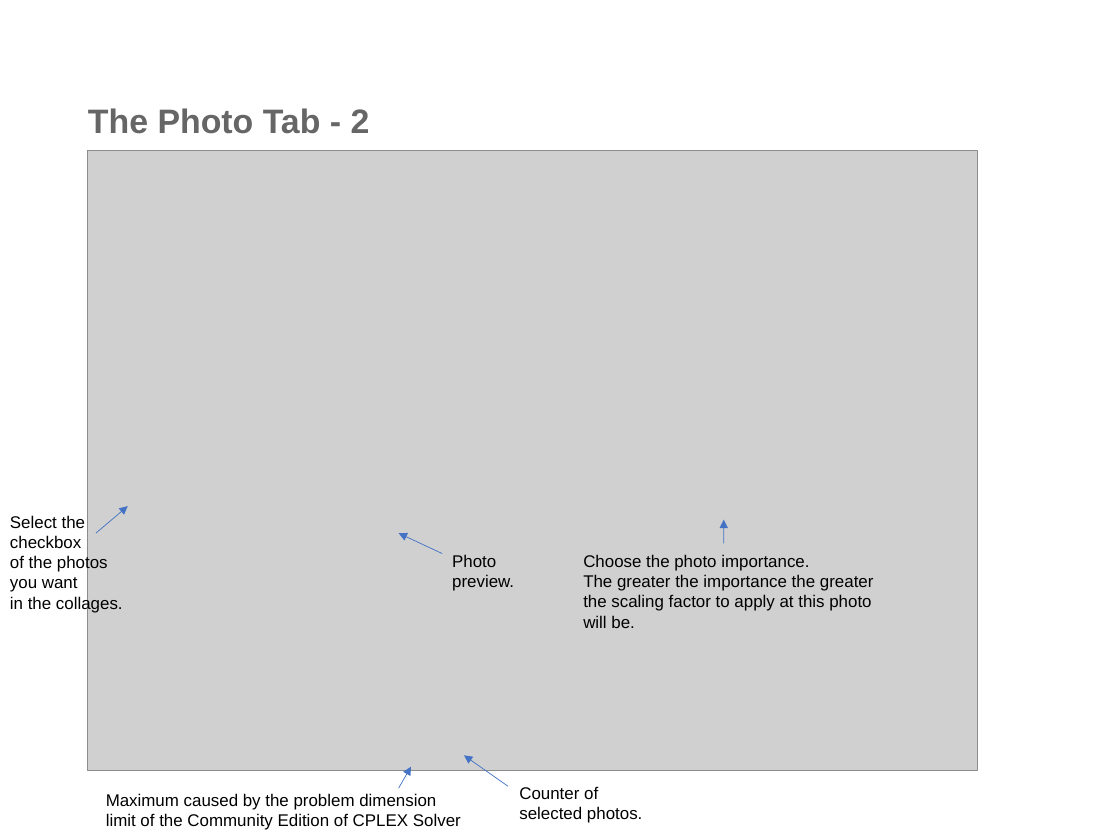
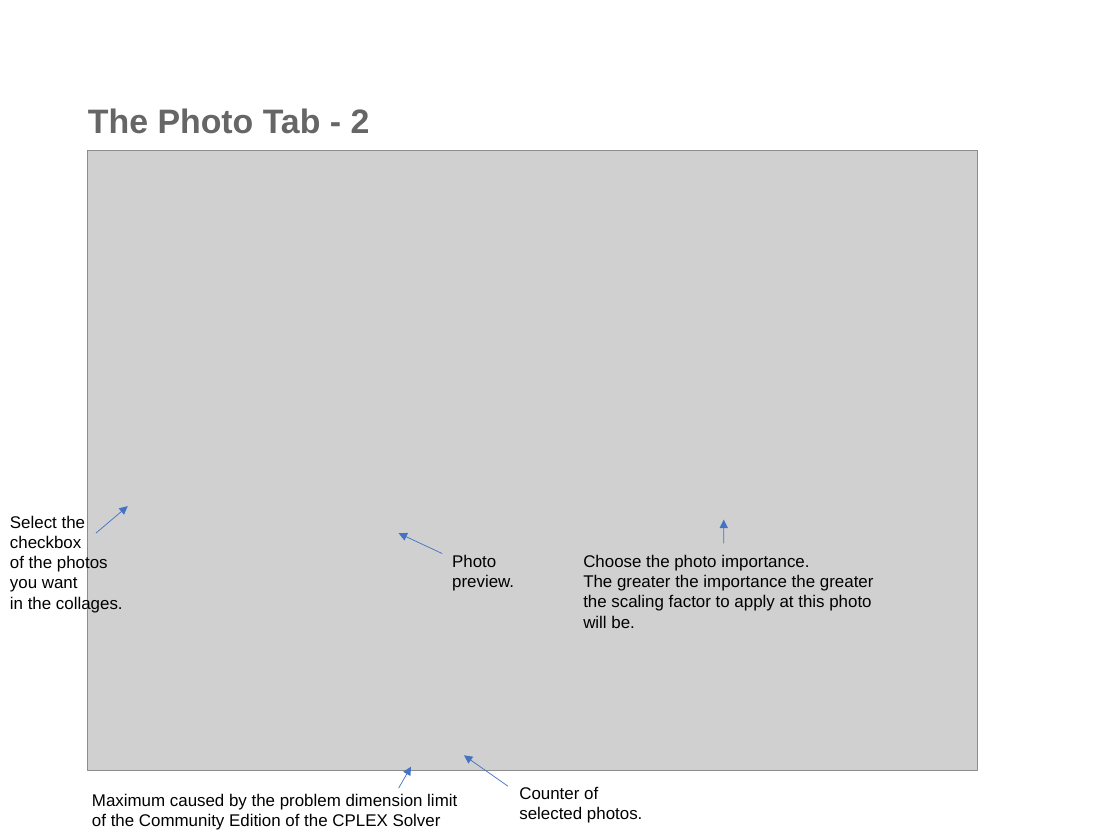
Before and after one commit to pierlumanzu/HCIProject-PhotoGlue, a slide deck: slide 4 of PhotoGlue-Instructions For Use.odp. Drawn at 1120x840 pixels with LibreOffice and Linux fonts; fonts in the diff are those of the drawing; grey boxes stand for pictures; background and template pictures are left out. Boxes give left, top, right and bottom in pixels: in the first picture for what was removed or moved away, otherwise in the second. Text is boxed around its words. In the diff, an @@ line names an element or a change of style, - is before the commit and + after.

```diff
--- a/PhotoGlue-Instructions For Use.odp
+++ b/PhotoGlue-Instructions For Use.odp
@@ text at bbox=[92, 793, 457, 830]: text changed @@
-Maximum caused by the problem dimension limit of the Community Edition of CPLEX Solver
+Maximum caused by the problem dimension limit of the Community Edition of the CPLEX Solver
```
